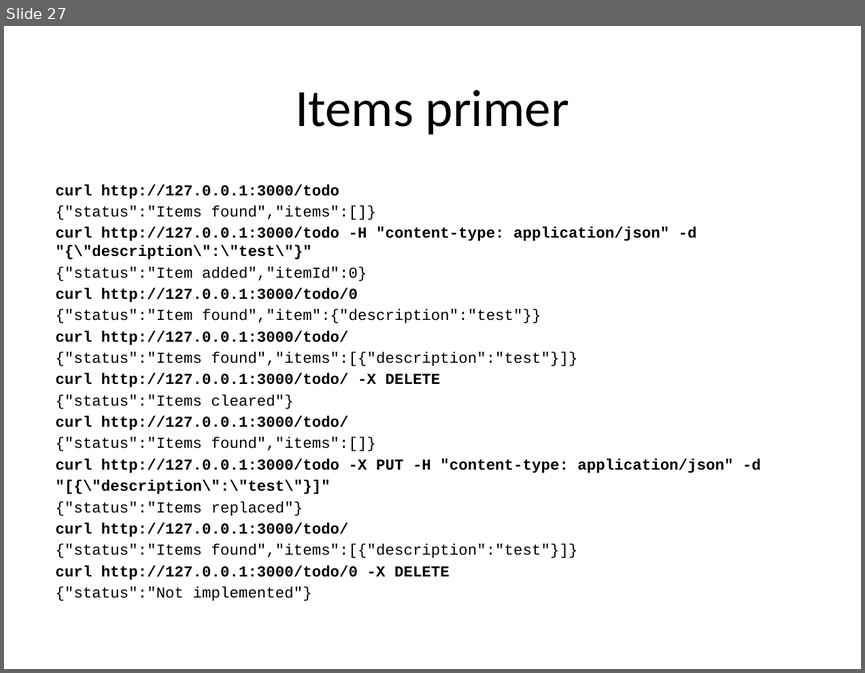
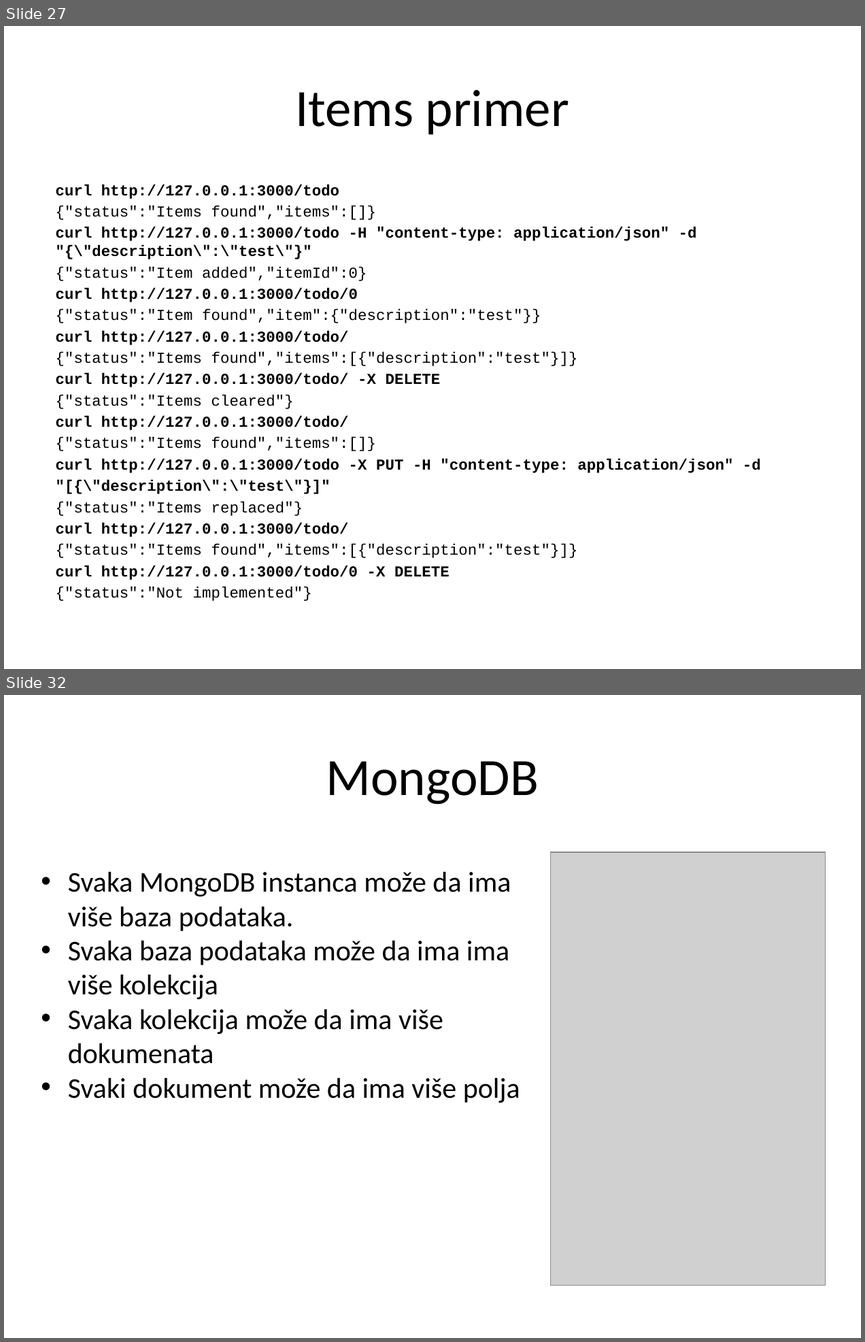
Before and after one commit to XWS2016/BackEnd, a slide deck: 02_REST_servisi/BackEnd_02_REST_servisi.pptx. Shown one above the other, each under a label of ours: slide 27 before the commit, slides 27 and 32 after it; the slides between them are not shown. The pictures are 865x673 and 865x1342 pixels, drawn with LibreOffice and Linux fonts; fonts in the diff are those of the drawing; grey boxes stand for pictures. Boxes give left, top, right and bottom in pixels: in the first picture for what was removed or moved away, otherwise in the second. Text is boxed around its words. In the diff, an @@ line names an element or a change of style, - is before the commit and + after.

```diff
--- a/02_REST_servisi/BackEnd_02_REST_servisi.pptx
+++ b/02_REST_servisi/BackEnd_02_REST_servisi.pptx
@@ slide 32 added at (x1=4, y1=695, x2=861, y2=1338), background #FFFFFF @@
@@ title added at (x1=326, y1=761, x2=538, y2=804), 44 pt, text #000000 @@
+MongoDB
@@ picture added at (x1=551, y1=852, x2=825, y2=1285) @@
@@ text added at (x1=68, y1=871, x2=520, y2=1103), 24 pt, text #000000 @@
+• Svaka MongoDB instanca može da ima više baza podataka.
+• Svaka baza podataka može da ima ima više kolekcija
+• Svaka kolekcija može da ima više dokumenata
+• Svaki dokument može da ima više polja
```
Also in this commit, not shown: 1 slide changed, 13 other slides added, 12 other files.
